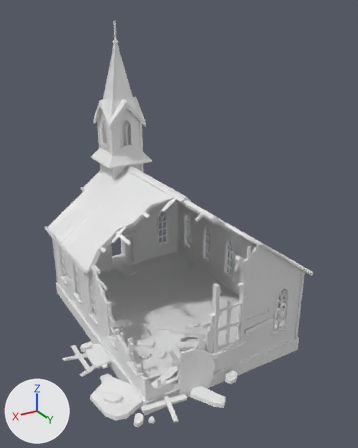
One commit to the FBX model Assets/ImportAssets/Synty/PolygonApocalypse/Models/SM_Bld_Church_01.fbx: the scene before it, then after it.
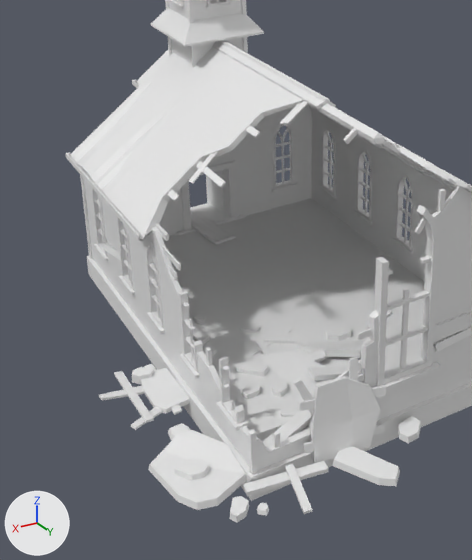
Each version is shown whole from a 50 mm lens placed at (12.8, 29.2, 17.0), pointed at (0.0, 7.9, 6.4), then close up on the part from 2% to 74% of the width and 32% to 100% of the height. Lighting does not change. The marker at lower left points along +X, +Y and +Z. The last two pictures show the newer version. Materials are left out; every surface is plain grey. Where no turn or scale is listed for an object, it has been applied to the vertices.

The scene before the commit, as lines of its bpy script (objects in view):
```python
me_mesh = bpy.data.meshes.new('Mesh')
me_mesh.from_pydata(...)  # 4362 vertices, 3720 faces; spans x -5.2..7.1, y -1.7..14.8, z -0.5..16.5
me_mesh.materials.append(mat_lambert1)
ob_sm_bld_church_01 = bpy.data.objects.new('SM_Bld_Church_01', me_mesh)
ob_sm_bld_church_01.location = (0.0, 0.0, 0.0)
```
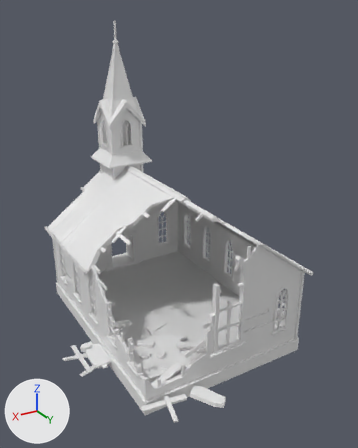
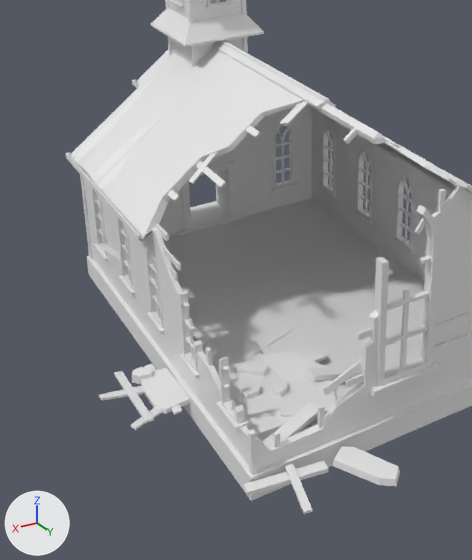
Pixel boxes [x1, y1, x2, y2] of what changed, in the close-ups (472 x 560 px):
'SM_Bld_Church_01', reshaped
    before: [66, 0, 472, 522]
    after: [66, 0, 472, 514]
part 1 of me_mesh, deleted
    before: [148, 110, 472, 522]
part 2 of me_mesh, deleted (mostly hidden)
    before: [208, 144, 455, 189]

The change in detail:
me_mesh is used by ob_sm_bld_church_01; location (0.0, 0.0, 0.0).
me_mesh had 4362 vertices, 3720 faces and spanned x -5.2..7.1, y -1.7..14.8, z -0.5..16.5.
me_mesh now has 3834 vertices, 3237 faces and spans x -5.2..7.1, y -1.7..14.8, z -0.5..16.5.
me_mesh part 1: 34 loose pieces with 514 vertices, spanning x -4.9..6.9, y -1.3..14.0, z -0.1..8.1, are deleted.
Part 2, on me_mesh:
14 vertices are removed from x -1.1..2.3, y 0.0..10.6, z 0.3..8.1.
69 faces are deleted.
